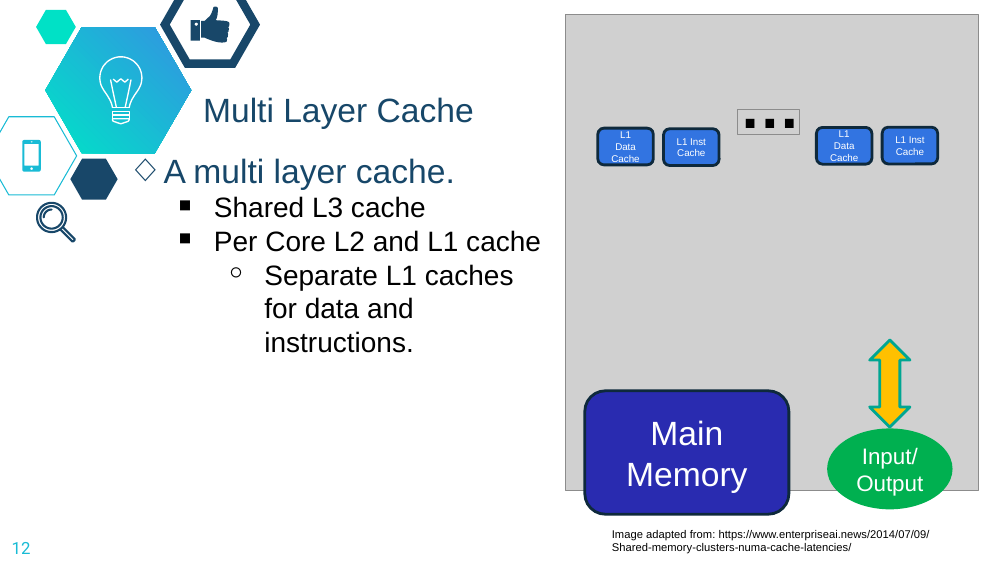
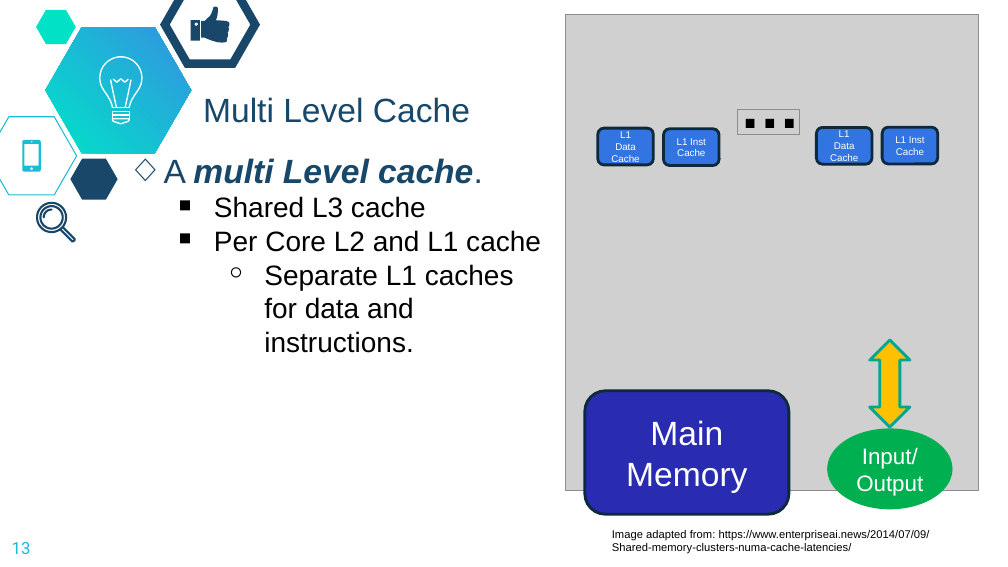
Before and after one commit to dickinson-comp256/COMP256, a slide deck: slide 13 of docs/materials/03-MachineAbstractions/MA5-S-ParallelismPipelining.pptx (slide 12 before the commit). Drawn at 1008x567 pixels with LibreOffice and Linux fonts; fonts in the diff are those of the drawing; grey boxes stand for pictures; background and template pictures are left out. Boxes give left, top, right and bottom in pixels: in the first picture for what was removed or moved away, otherwise in the second. Text is boxed around its words. In the diff, an @@ line names an element or a change of style, - is before the commit and + after.

```diff
--- a/docs/materials/03-MachineAbstractions/MA5-S-ParallelismPipelining.pptx
+++ b/docs/materials/03-MachineAbstractions/MA5-S-ParallelismPipelining.pptx
@@ title at bbox=[203, 97, 470, 123]: text changed @@
-Multi Layer Cache
+Multi Level Cache
@@ text at bbox=[164, 158, 483, 184]: text changed; bold on; italic on @@
-◇ A multi layer cache.
+◇ A multi Level cache.
@@ page number at bbox=[12, 542, 31, 554]: text changed @@
-12
+13
```
Also in this commit, not shown: 10 other slides changed, 1 slide added.
